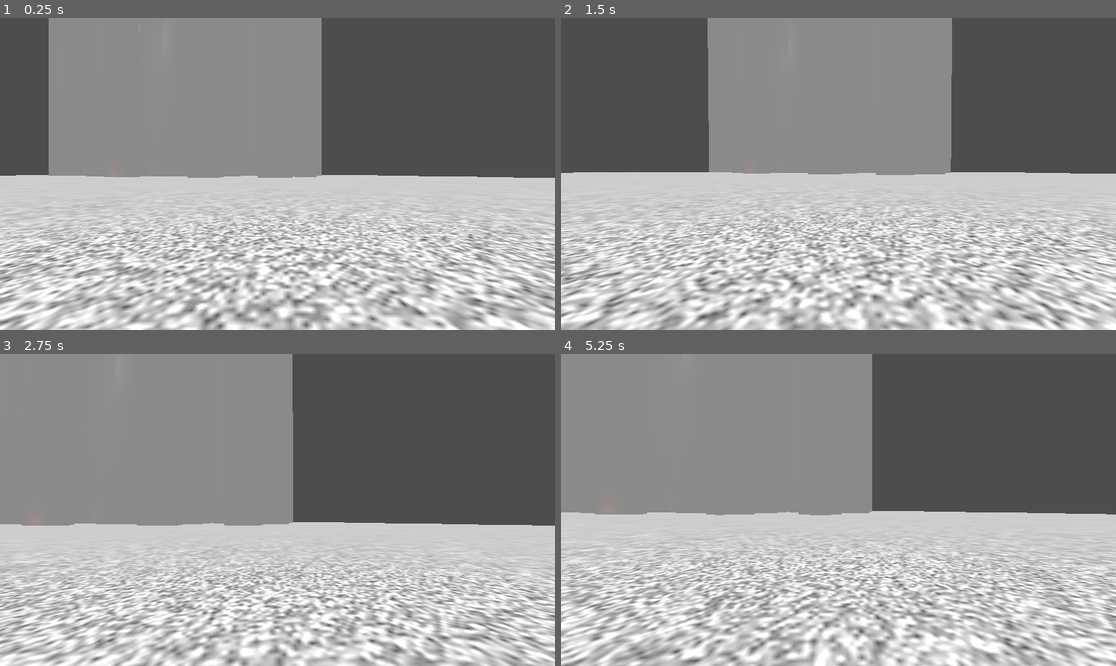
Above: before the commit, frames 1-4 (two rows, left to right).
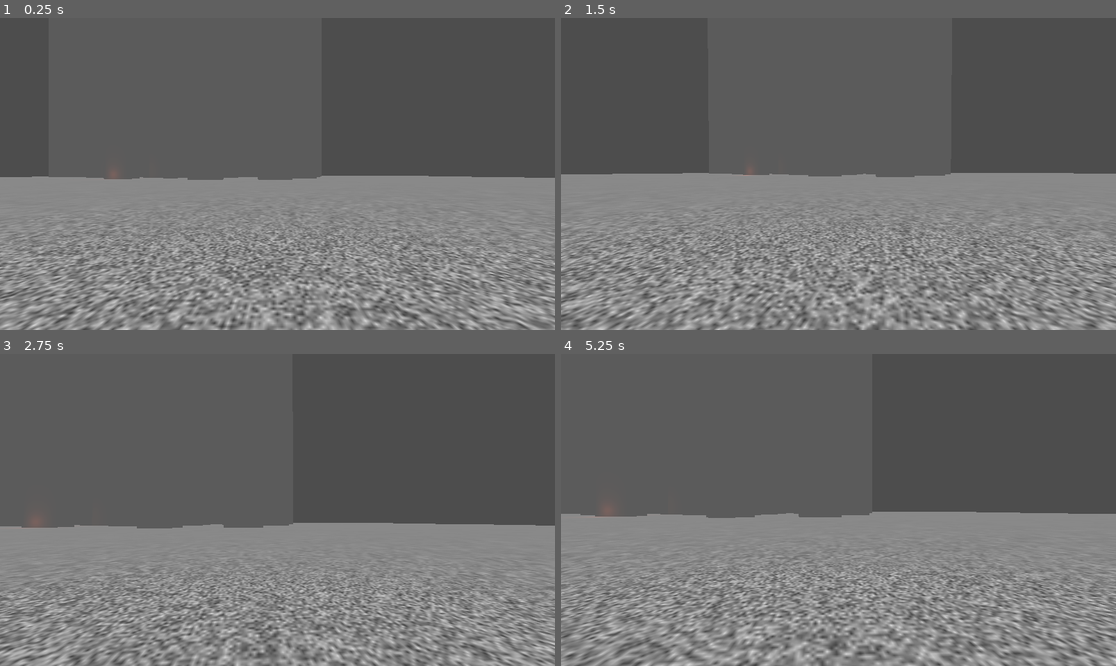
Above: after the commit, the same moments.

Repository: AzuSends/phoenix_horror
Game: Godot game, scene res://Project.tscn
The game is run twice, just before and just after one commit, with the same random seed, the same clock (stepped at 60 frames per second) and the same inputs.
Inputs (mouse positions are in pixels of both pictures, inside the frame that each line leads up to):
- Up to frame 1 (0.25 s): no input
- Up to frame 2 (1.5 s): tap Enter at 0.5 s; move the mouse to (866, 174) at 0.52 s; hold W (walk_forward) from 0.53 s (still down); move the mouse to (810, 174) at 1.27 s
- Up to frame 3 (2.75 s): keep holding W (walk_forward); move the mouse to (288, 503) at 2.02 s
- Up to frame 4 (5.25 s): keep holding W (walk_forward); move the mouse to (832, 516) at 2.77 s; move the mouse to (877, 513) at 3.52 s; move the mouse to (794, 506) at 4.27 s; move the mouse to (844, 510) at 5.02 s

The runs differ from the first frame. In frame 1, 70% of the frame differs, in the area x 0-100%, y 0-100%; in frame 2, 68%; in frame 3, 70%; in frame 4, 73%.

Commit message:
Basic water mechanic

Diff:
--- a/Fire/fireSpreader.gd
+++ b/Fire/fireSpreader.gd
@@ -14,6 +14,9 @@
 const spreadIntensity = 3
 
 var fireGrid = get_used_cells()
+
+var player
+var playerWaterController
 
 func _ready():
 	##init grid
@@ -32,6 +35,10 @@
 			#print(location.distance_to(potentialNeighbor))
 			if location.distance_to(potentialNeighbor) <= fireDistance:
 				fireGrid[location]["neighbors"].append(potentialNeighbor)
+	player = get_node("../Player")
+
+	playerWaterController = get_node("../Player/WaterController")
+	playerWaterController.water.connect(_on_water)
 
 # Called every frame. 'delta' is the elapsed time since the previous frame.
 func _process(delta):
@@ -47,7 +54,6 @@
 
 
 func setOnFire(flame, location):
-
 	if flame.getIntensity() < spreadIntensity:
 		flame.intensifyFlame()
 		return
@@ -85,6 +91,11 @@
 
 	return closest
 
+func _on_water():
+	var closestFire = findFireFromLocation(self.to_local(player.position))
+	if (closestFire != null):
+		fireGrid[closestFire]["flame"].reduceFlame()
+		print(closestFire)
 
 #NOT YET IMPLIMENTED, CAN DO LATER
 	# on receive signal of splashing water on CELL, call reduceFlame() on CELL
--- /dev/null
+++ b/Water/WaterControl.gd
@@ -0,0 +1,21 @@
+extends CPUParticles3D
+var waterOn;
+signal water;
+
+func _ready() -> void:
+	self.emitting = false;
+
+
+
+
+func _process(_delta: float) -> void:
+	if (waterOn == true):
+		self.emitting = true;
+		water.emit()
+	else:
+		self.emitting = false;
+
+func _unhandled_input(event) -> void:
+
+	if event is InputEventMouseButton:
+		waterOn = !waterOn;
--- a/main.tscn
+++ b/main.tscn
@@ -1,9 +1,22 @@
-[gd_scene load_steps=10 format=3 uid="uid://cqow47bch5ocs"]
+[gd_scene load_steps=15 format=3 uid="uid://cqow47bch5ocs"]
 
 [ext_resource type="Script" uid="uid://c6aa6ue3lrcrn" path="res://movement.gd" id="1_0xm2m"]
 [ext_resource type="Shader" uid="uid://dqpkc5grqk4q3" path="res://main.gdshader" id="1_ig7tw"]
+[ext_resource type="Script" uid="uid://uu3re85r6rr1" path="res://Water/WaterControl.gd" id="2_lquwl"]
 [ext_resource type="Script" uid="uid://ba7pkgwn5eauc" path="res://Fire/fireSpreader.gd" id="3_my2oe"]
 [ext_resource type="MeshLibrary" uid="uid://cwagtxhirfe52" path="res://Level/levelMLProto.tres" id="4_jf7eq"]
+[ext_resource type="Script" uid="uid://n6t6bpdcdf6u" path="res://player.gd" id="6_7mycd"]
+
+[sub_resource type="BoxShape3D" id="BoxShape3D_272bh"]
+
+[sub_resource type="StandardMaterial3D" id="StandardMaterial3D_1bvp3"]
+albedo_color = Color(0.14117648, 0.3764706, 1, 0.654902)
+emission = Color(0, 0, 1, 1)
+
+[sub_resource type="SphereMesh" id="SphereMesh_lquwl"]
+material = SubResource("StandardMaterial3D_1bvp3")
+radius = 0.05
+height = 0.1
 
 [sub_resource type="PlaneMesh" id="PlaneMesh_0xm2m"]
 size = Vector2(100, 100)
@@ -28,16 +41,33 @@
 
 [sub_resource type="Environment" id="Environment_272bh"]
 background_mode = 2
-ambient_light_color = Color(1, 1, 1, 1)
+ambient_light_color = Color(0.7708395, 0.77083945, 0.77083945, 1)
+ambient_light_energy = 0.74
 
 [node name="Main" type="Node"]
 
-[node name="Camera3D" type="Camera3D" parent="."]
-transform = Transform3D(1, 0, 0, 0, 1, 0, 0, 0, 1, 22.2811, 0.707418, 28.0376)
-script = ExtResource("1_0xm2m")
+[node name="Player" type="Area3D" parent="."]
+transform = Transform3D(0.02, 0, 0, 0, 0.02, 0, 0, 0, 0.02, 22.28446, 0.6596627, 28.057905)
+script = ExtResource("6_7mycd")
+
+[node name="Hitbox" type="CollisionShape3D" parent="Player"]
+transform = Transform3D(1, 0, 0, 0, 1, 0, 0, 0, 0.9999994, 0.29974365, 0.069178104, 1.7921753)
+shape = SubResource("BoxShape3D_272bh")
+
+[node name="WaterController" type="CPUParticles3D" parent="Player"]
+transform = Transform3D(11.232249, 0, 48.722034, 0, 50, 0, -48.722034, 0, 11.232249, 16.43396, -1.2901306, -14.0998535)
+amount = 20
+lifetime = 0.41
+mesh = SubResource("SphereMesh_lquwl")
+emission_shape = 1
+emission_sphere_radius = 0.05
+spread = 15.31
+initial_velocity_min = 4.0
+initial_velocity_max = 4.0
+script = ExtResource("2_lquwl")
 
 [node name="MeshInstance3D" type="MeshInstance3D" parent="."]
-transform = Transform3D(1, 0, 0, 0, 1, 0, 0, 0, 1, 0, 0.238787, 0)
+transform = Transform3D(0.9999997, -0.0007707024, 5.155491e-05, 0.00077071285, 0.9999997, -0.00021891163, -5.139889e-05, 0.00021894835, 1, 13.578503, 0.021241188, 0.27043343)
 mesh = SubResource("PlaneMesh_0xm2m")
 surface_material_override/0 = SubResource("ShaderMaterial_h2yge")
 
@@ -51,12 +81,6 @@
 light_color = Color(1, 0.470588, 0.282353, 1)
 light_energy = 0.175
 
-[node name="OmniLight3D" type="OmniLight3D" parent="OmniLight3D/OmniLight3D"]
-transform = Transform3D(0.858844, 0, 0.512238, 0, 1, 0, -0.512238, 0, 0.858844, -0.54466, 20.3026, 4.53043)
-light_color = Color(0.945818, 0.94696, 0.952603, 1)
-omni_range = 4096.0
-omni_attenuation = 1.598
-
 [node name="WorldEnvironment" type="WorldEnvironment" parent="."]
 environment = SubResource("Environment_272bh")
 
@@ -68,3 +92,7 @@
 "cells": PackedInt32Array(0, 0, 0, 3, 1, 1441792, 7, 65530, 1441792, 1, 65525, 1179648, 65527, 4, 1441792, 65533, 65532 …(864 unchanged characters)…
 }
 script = ExtResource("3_my2oe")
+
+[node name="Camera" type="Camera3D" parent="."]
+transform = Transform3D(1, 0, 0, 0, 1, 0, 0, 0, 1, 22.2811, 0.72194195, 28.0376)
+script = ExtResource("1_0xm2m")
--- /dev/null
+++ b/player.gd
@@ -0,0 +1,31 @@
+extends Node
+var movement;
+
+
+func _ready() -> void:
+	movement = true
+
+
+
+
+func _process(delta: float) -> void:
+	do_Move(delta)
+
+
+
+func _unhandled_input(event) -> void:
+
+	if event is InputEventMouseMotion:
+
+		self.rotation.y -= event.relative.x * .005
+		self.rotation.x -= event.relative.y * .005
+
+func do_Move (delta: float) -> void:
+	if Input.is_action_pressed("walk_right"):
+		self.position += Vector3(cos(-self.rotation.y) * 1.0 * delta, 0.0,sin(-self.rotation.y) * 1.0 * delta)
+	if Input.is_action_pressed("walk_left"):
+		self.position -= Vector3(cos(-self.rotation.y) * 1.0 * delta, 0.0,sin(-self.rotation.y) * 1.0 * delta)
+	if Input.is_action_pressed("walk_forward"):
+		self.position -= Vector3(sin(self.rotation.y) * 1.0 * delta, 0.0,cos(self.rotation.y) * 1.0 * delta)
+	if Input.is_action_pressed("walk_backward"):
+		self.position += Vector3(sin(self.rotation.y) * 1.0 * delta, 0.0,cos(self.rotation.y) * 1.0 * delta)
--- a/project.godot
+++ b/project.godot
@@ -40,6 +40,7 @@
 menu_open={
 "deadzone": 0.2,
 "events": [Object(InputEventKey,"resource_local_to_scene":false,"resource_name":"","device":0,"window_id":0,"alt_presse …(194 unchanged characters)…
+, Object(InputEventKey,"resource_local_to_scene":false,"resource_name":"","device":-1,"window_id":0,"alt_pressed":false,"shift_pressed":false,"ctrl_pressed":false,"meta_pressed":false,"pressed":false,"keycode":0,"physical_keycode":80,"key_label":0,"unicode":112,"location":0,"echo":false,"script":null)
 ]
 }
 
Not shown, added: Water/WaterControl.gd.uid
Not shown, added: player.gd.uid
Not shown, added: .DS_Store
